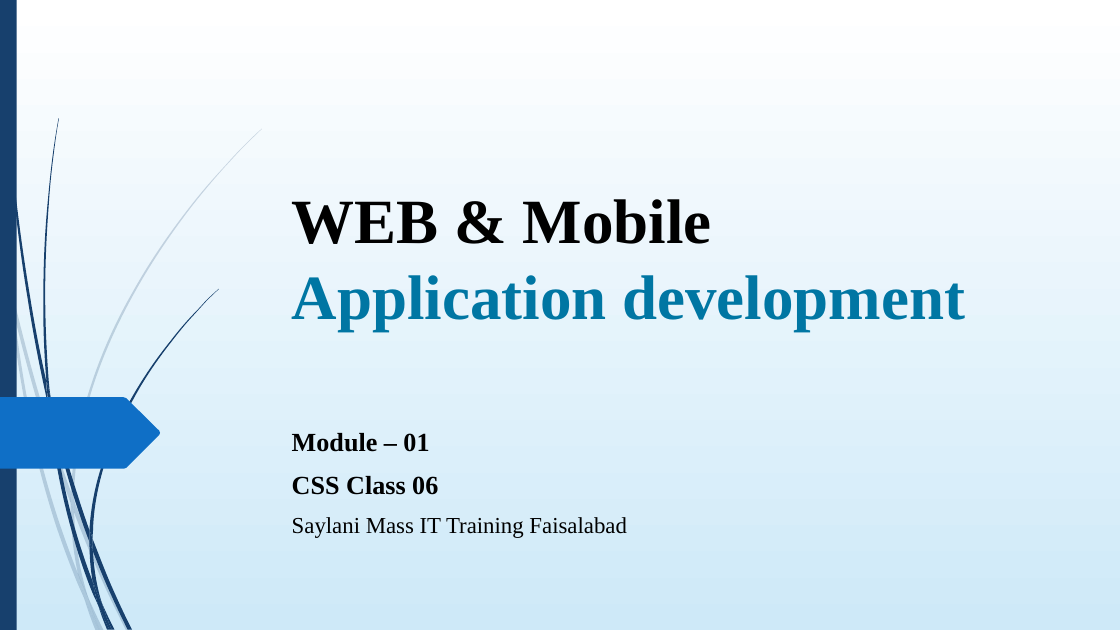
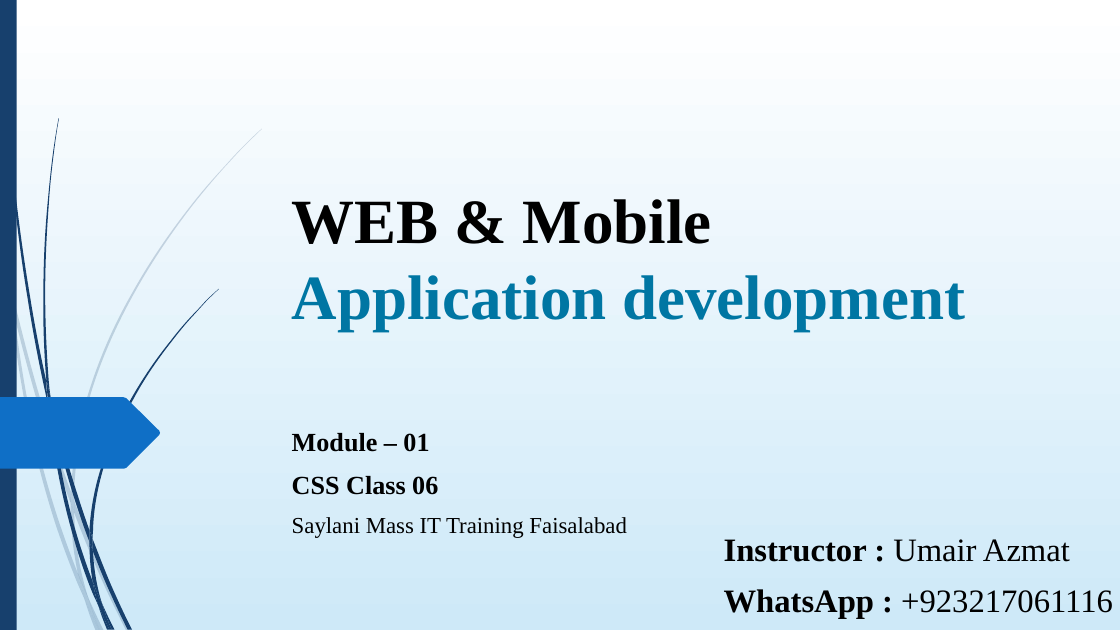
Before and after one commit to umairazmat/SMIT-WMA-6-A, a slide deck: slide 1 of Presentations/CSS Class 06.pptx. Drawn at 1120x630 pixels with LibreOffice and Linux fonts; fonts in the diff are those of the drawing. Boxes give left, top, right and bottom in pixels: in the first picture for what was removed or moved away, otherwise in the second. Text is boxed around its words. In the diff, an @@ line names an element or a change of style, - is before the commit and + after.

Commit message:
css slides

```diff
--- a/Presentations/CSS Class 06.pptx
+++ b/Presentations/CSS Class 06.pptx
@@ text added at box(724, 539, 1113, 618), 28 pt, text #000000 @@
+Instructor : Umair Azmat
+WhatsApp : +923217061116
```
Also in this commit, not shown: 4 other files.
